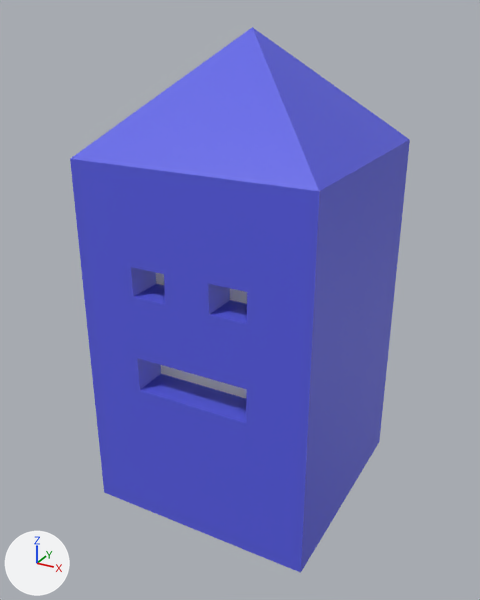
The COLLADA model Assets/Models/Scout.dae: old version first, new version second.
Before and after are seen from a 50 mm camera at (1.25, -2.37, 1.07) aimed at (-0.01, -0.08, -0.08). The axes (+X, +Y, +Z) are drawn at lower left. The lights are the same throughout.
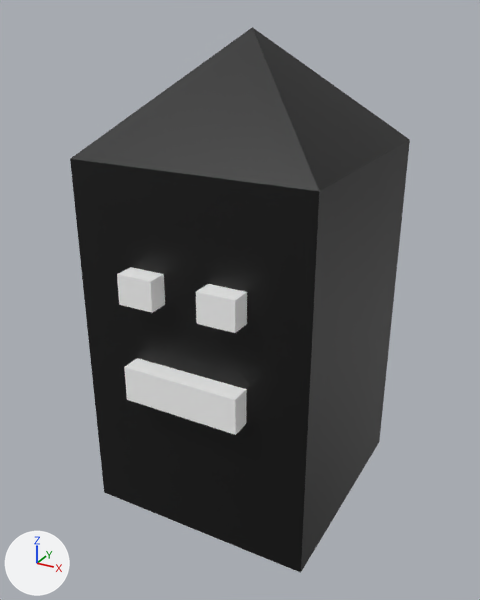
The change, as JSON lines over the scene's bpy script:
```json
{"op": "set", "path": "mat_body.base_color", "old": "(0.101, 0.113, 0.8)", "new": "(0.0, 0.0, 0.0)", "note": "blue #595ee7 -> black #000000"}
{"block": "me_cube_001", "where": "me_cube_001.from_pydata(...)  # 37 vertices, 70 faces; spans x -0.5..0.5, y -0.5..0.5, z -1.0..1.0"}
{"block": "me_cube_001", "where": "# used by ob_cube; location = (0.0, 0.0, 0.0)"}
{"block": "me_cube_001", "where": "# before: 26 (-0.1, -0.35, 0.17), 27 (-0.25, -0.35, 0.17), 28 (-0.1, -0.35, 0.05), 29 (-0.25, -0.35, 0.05) at pixel (156, 283), 31 (0.25, -0.35, 0.05)"}
{"block": "me_cube_001", "where": "# before: 32 (0.25, -0.35, 0.17), 35 (0.09, -0.35, 0.17), 36 (0.09, -0.35, 0.05) at pixel (229, 299)"}
{"block": "me_cube_001", "where": "# before: 25 (-0.25, -0.35, -0.22), 30 (-0.25, -0.35, -0.37) at pixel (161, 373), 33 (0.25, -0.35, -0.37), 34 (0.25, -0.35, -0.22)"}
{"block": "me_cube_001", "change": "me_cube_001 part 1"}
{"op": "add", "block": "me_cube_001", "code": "for i in [*range(26, 30), 31, 32, 35, 36]: me_cube_001.vertices[i].co += Vector((0.0, -0.24, 0.0))"}
{"block": "me_cube_001", "change": "me_cube_001 part 2"}
{"op": "add", "block": "me_cube_001", "code": "for i in [25, 30, 33, 34]: me_cube_001.vertices[i].co += Vector((0.0, -0.24, 0.0))"}
```

Boxes (x1, y1, x2, y2) around the edits, measured in the pictures (480 x 600 px; the box of a moved part takes in the faces that stretch with it):
```json
{"object": "Cube", "change": "recoloured, reshaped", "before": [70, 27, 410, 573], "after": [70, 27, 410, 573], "on screen": "blue to black"}
{"part": 1, "of": "me_cube_001", "change": "moved or reshaped", "before": [131, 267, 247, 324], "after": [117, 267, 247, 333]}
{"part": 2, "of": "me_cube_001", "change": "moved or reshaped", "before": [137, 358, 247, 423], "after": [124, 358, 247, 435]}
```
